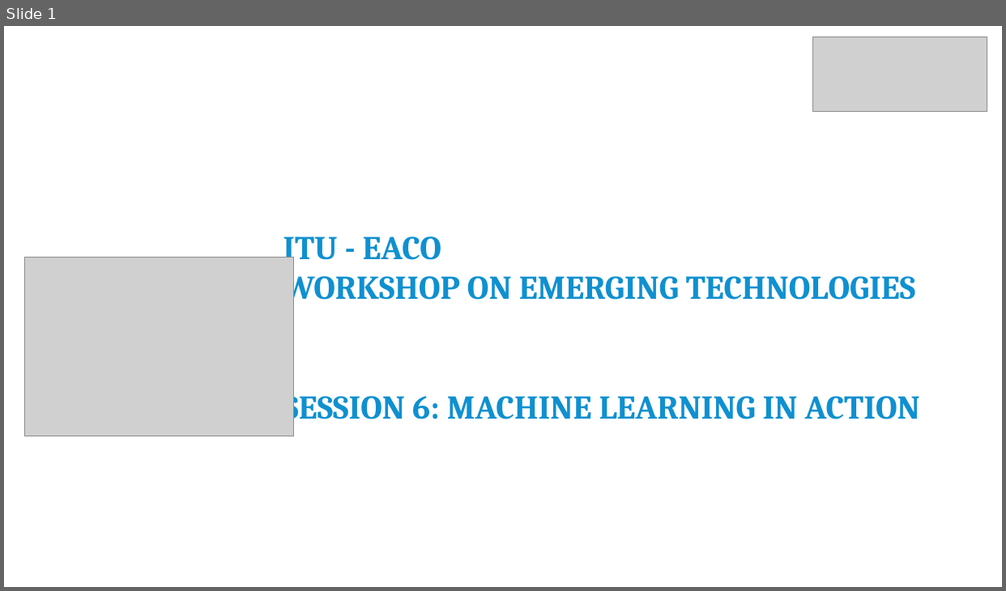
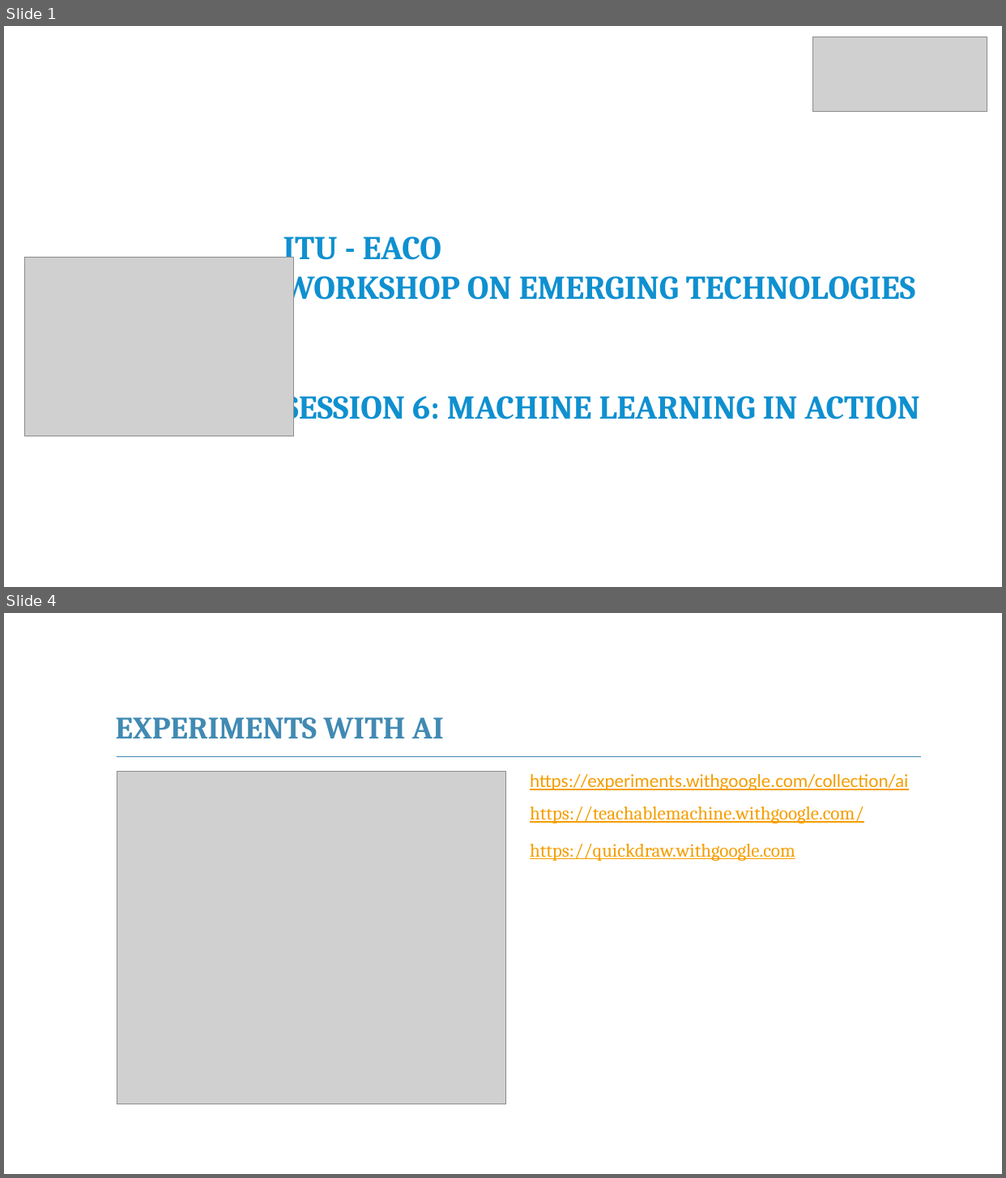
Before and after one commit to franckalbinet/itu-eaco-zanzibar-12-2018, a slide deck: presentations/session-10-machine-learning-in-action.pptx. Shown one above the other, each under a label of ours: slide 1 before the commit, slides 1 and 4 after it; the slides between them are not shown. The pictures are 1006x591 and 1006x1178 pixels, drawn with LibreOffice and Linux fonts; fonts in the diff are those of the drawing; grey boxes stand for pictures; background and template pictures are left out. Boxes give left, top, right and bottom in pixels: in the first picture for what was removed or moved away, otherwise in the second. Text is boxed around its words. In the diff, an @@ line names an element or a change of style, - is before the commit and + after.

```diff
--- a/presentations/session-10-machine-learning-in-action.pptx
+++ b/presentations/session-10-machine-learning-in-action.pptx
@@ slide 4 added at <box>4,613,1002,1174</box>, background #FFFFFF @@
@@ text added at <box>116,717,444,739</box>, 30 pt, text #418AB3, bold @@
+EXPERIMENTS WITH AI
@@ line added from (117, 756) to (921, 756), #418AB3 1 pt @@
@@ picture added at <box>117,772,506,1105</box> @@
@@ text added at <box>530,774,908,790</box>, 18 pt, text #F59E00, underline @@
+https://experiments.withgoogle.com/collection/ai
@@ text added at <box>530,807,863,824</box>, 18 pt, text #F59E00, underline @@
+https://teachablemachine.withgoogle.com/
@@ text added at <box>530,844,795,861</box>, 18 pt, text #F59E00, underline @@
+https://quickdraw.withgoogle.com
```
Also in this commit, not shown: 1 slide changed, 7 other slides added, 1 slide removed.
